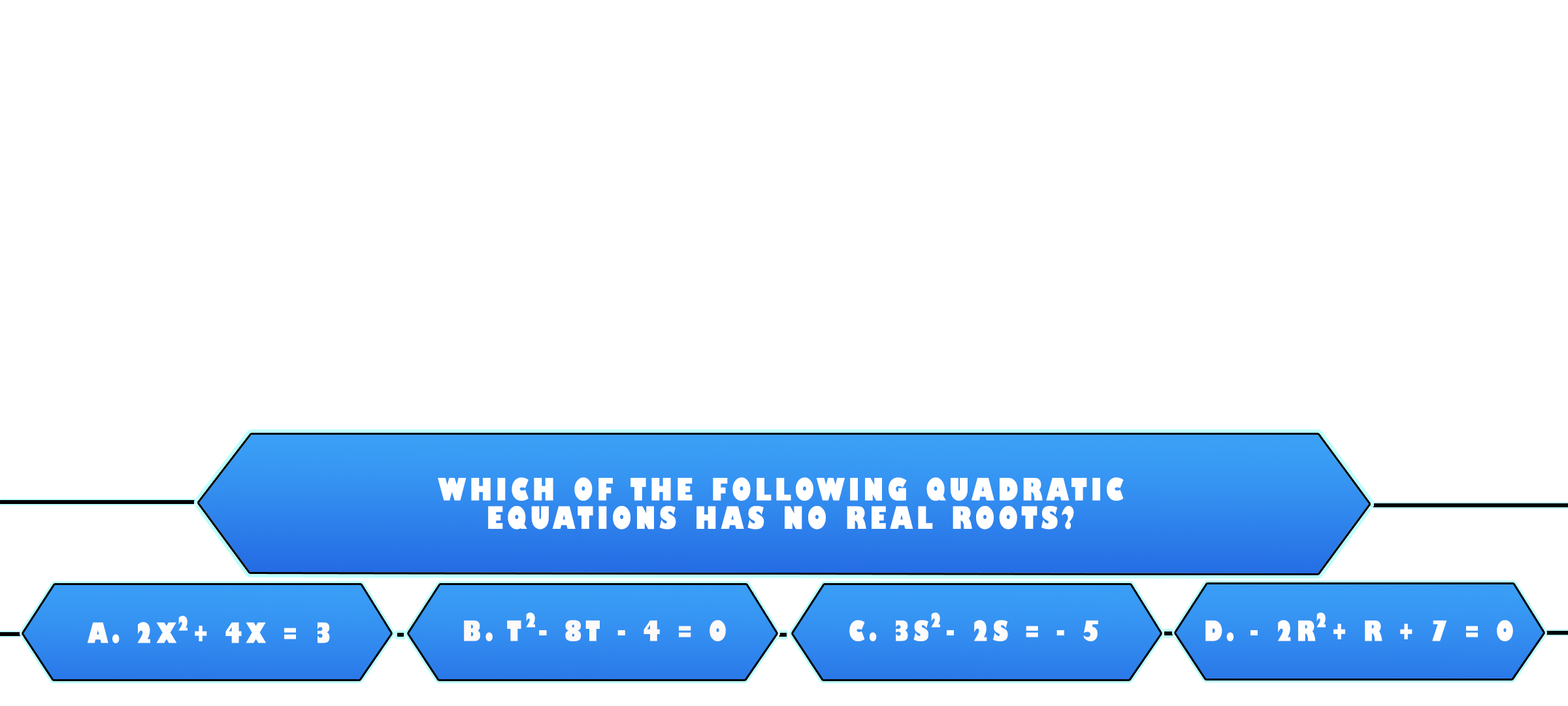
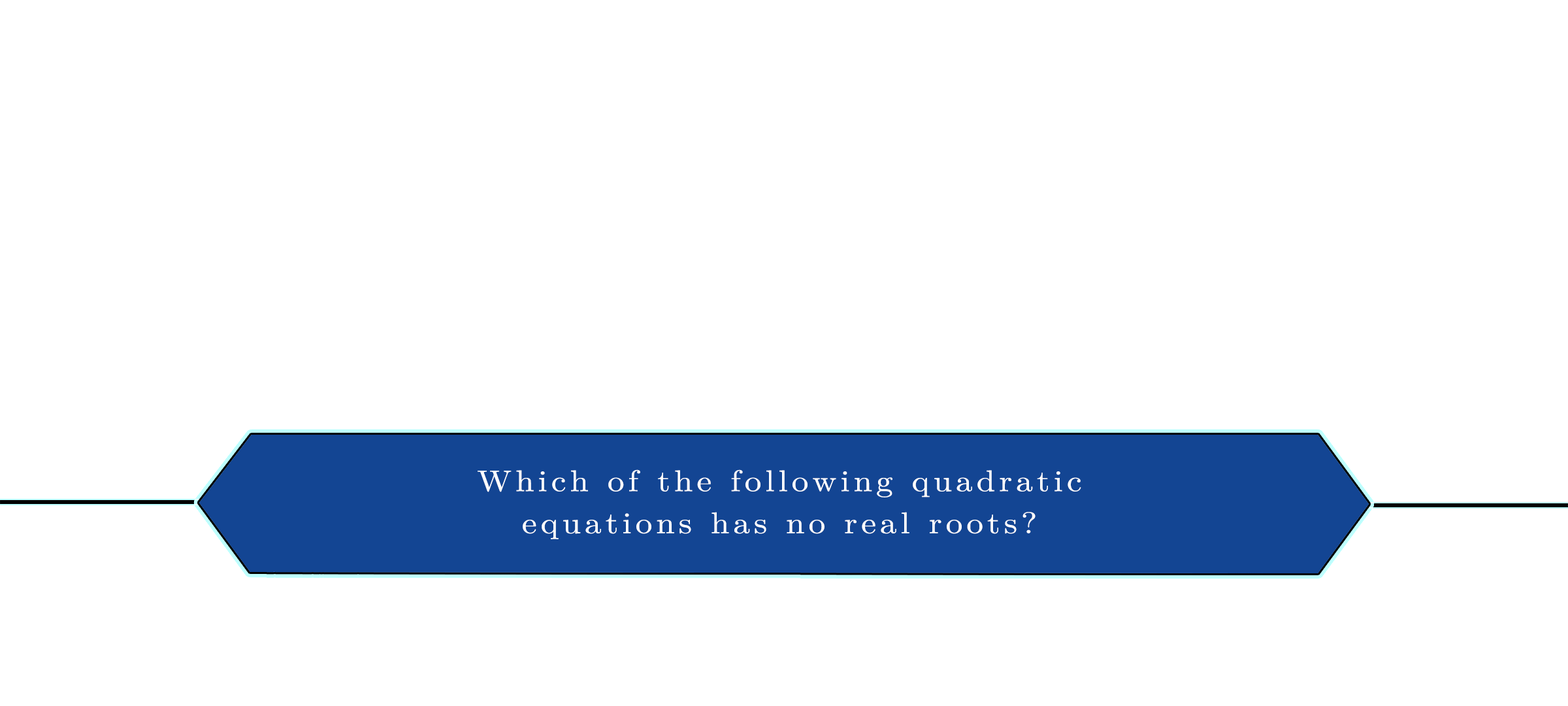
Two versions of the same layered image (1568×706). Layer-by-layer changes:
painted on "Which of the following quadratic equations has no real roots?" over [437, 469, 1124, 539]
painted on "Layer 7" over [199, 434, 1369, 573]
hid group "Group 1" (9 layers) over [1164, 584, 1568, 679]
renamed "D. - 2r + r + 7 = 0" to "D. - 2r²+ r + 7 = 0", painted on it over [1196, 619, 1521, 643]
hid "2 copy 3" over [1316, 612, 1326, 628]
painted on "Layer 9" over [1176, 584, 1544, 679]
hid group "Group 5" (8 layers) over [793, 584, 1161, 679]
renamed "C. 3s - 2s = - 5" to "C. 3s² - 2s = - 5", painted on it over [840, 619, 1109, 642]
hid "2 copy 2" over [931, 612, 941, 628]
painted on "Layer 9 copy" over [793, 584, 1161, 679]
hid group "Group 4" (8 layers) over [408, 584, 787, 679]
hid "2 copy 4" over [525, 612, 536, 628]
renamed "B. t - 8t - 4 = 0" to "B. t²- 8t - 4 = 0", painted on it over [460, 619, 729, 642]
painted on "Layer 9 copy 2" over [408, 584, 777, 679]
hid group "Group 3" (7 layers) over [0, 584, 404, 679]
hid "2" (2nd of 2, in "Group 3") over [178, 615, 188, 631]
renamed "A. 2x + 4x = 3" to "A. 2x² + 4x = 3", painted on it over [79, 621, 341, 644]
painted on "Layer 9 copy 3" over [23, 584, 391, 679]
